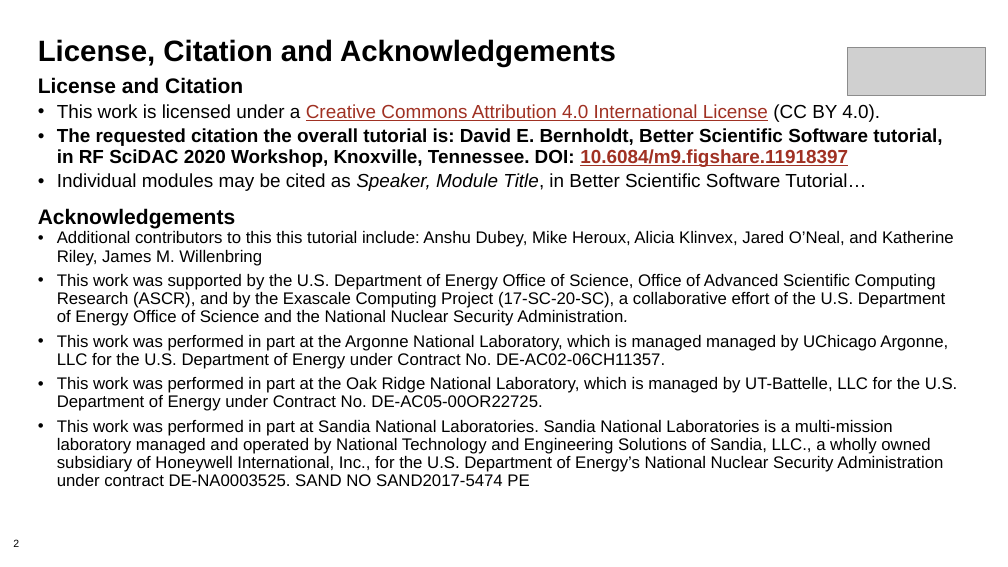
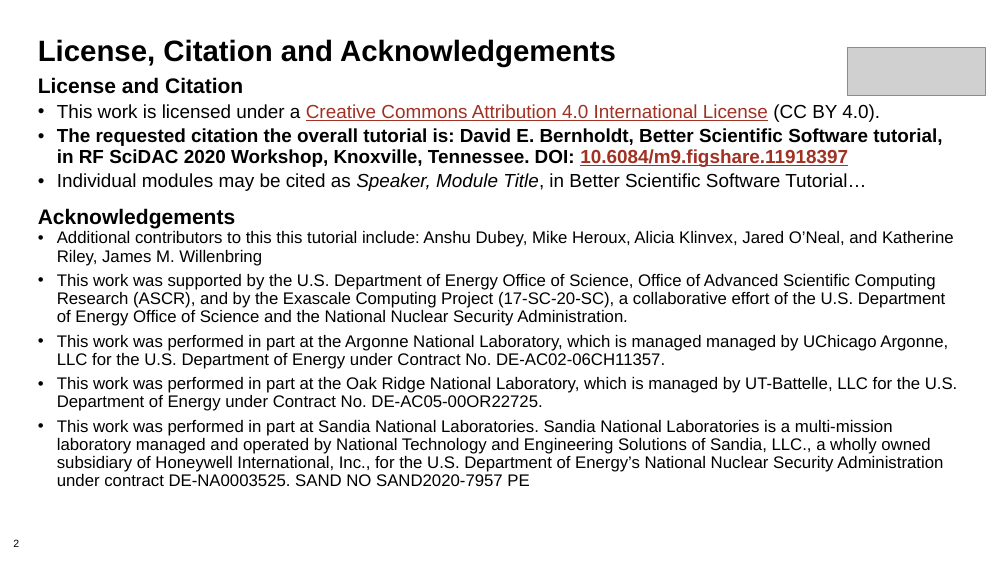
Before and after one commit to betterscientificsoftware/bssw-tutorial, a slide deck: slide 2 of presentations/05.5-quick-review.pptx. Drawn at 1008x567 pixels with LibreOffice and Linux fonts; fonts in the diff are those of the drawing; grey boxes stand for pictures; background and template pictures are left out. Boxes give left, top, right and bottom in pixels: in the first picture for what was removed or moved away, otherwise in the second. Text is boxed around its words. In the diff, an @@ line names an element or a change of style, - is before the commit and + after.

Commit message:
Added SAND#

```diff
--- a/presentations/05.5-quick-review.pptx
+++ b/presentations/05.5-quick-review.pptx
@@ text at [57,420,943,486]: text changed @@
-• This work was performed in part at Sandia National Laboratories. Sandia National Laboratories is a multi-mission laboratory managed and operated by National Technology and Engineering Solutions of Sandia, LLC., a wholly owned subsidiary of Honeywell International, Inc., for the U.S. Department of Energy’s National Nuclear Security Administration under contract DE-NA0003525. SAND NO SAND2017-5474 PE
+• This work was performed in part at Sandia National Laboratories. Sandia National Laboratories is a multi-mission laboratory managed and operated by National Technology and Engineering Solutions of Sandia, LLC., a wholly owned subsidiary of Honeywell International, Inc., for the U.S. Department of Energy’s National Nuclear Security Administration under contract DE-NA0003525. SAND NO SAND2020-7957 PE
```
Also in this commit, not shown: 1 other slide changed.
